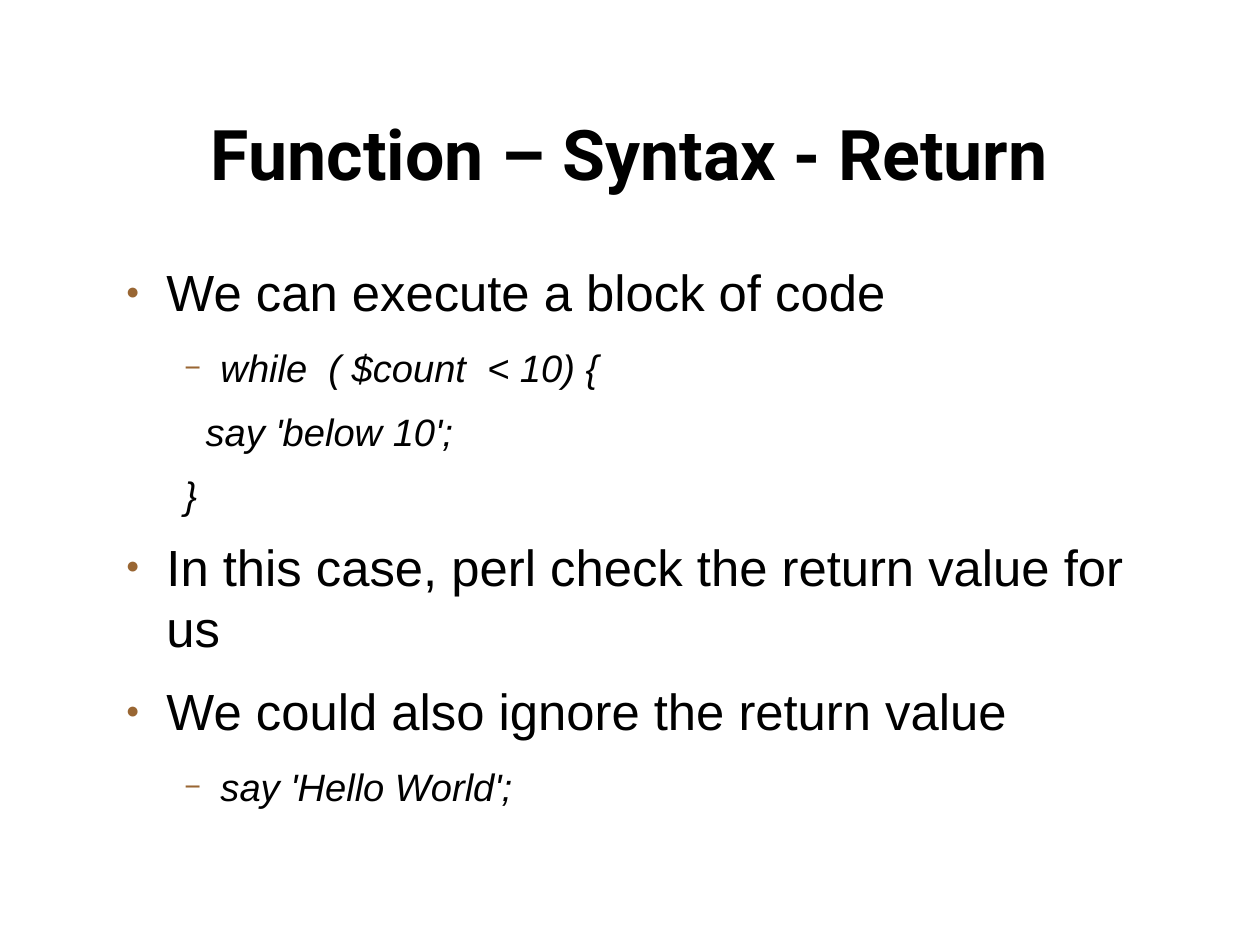
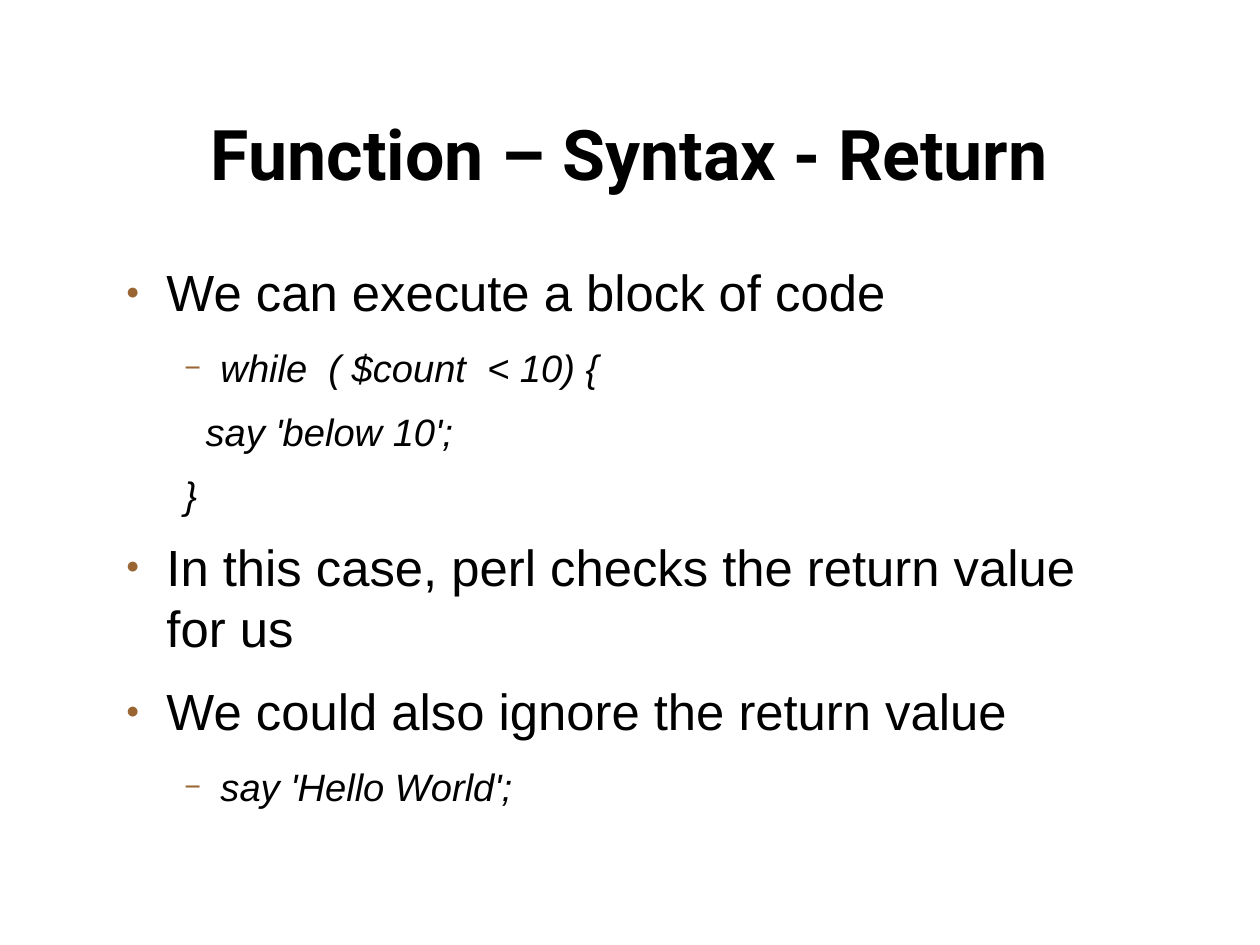
Before and after one commit to setitesuk/presentations, a slide deck: slide 11 of perl_course/08-functions/functions.odp (slide 12 before the commit). Drawn at 1260x945 pixels with LibreOffice and Linux fonts; fonts in the diff are those of the drawing; background and template pictures are left out. Boxes give left, top, right and bottom in pixels: in the first picture for what was removed or moved away, otherwise in the second. Text is boxed around its words. In the diff, an @@ line names an element or a change of style, - is before the commit and + after.

Commit message:
functions slides

```diff
--- a/perl_course/08-functions/functions.odp
+++ b/perl_course/08-functions/functions.odp
@@ text at box(166, 549, 1075, 648): text changed @@
-● In this case, perl check the return value for us
+● In this case, perl checks the return value for us
```
Also in this commit, not shown: 30 slides added, 1 slide removed, 5 other files.
